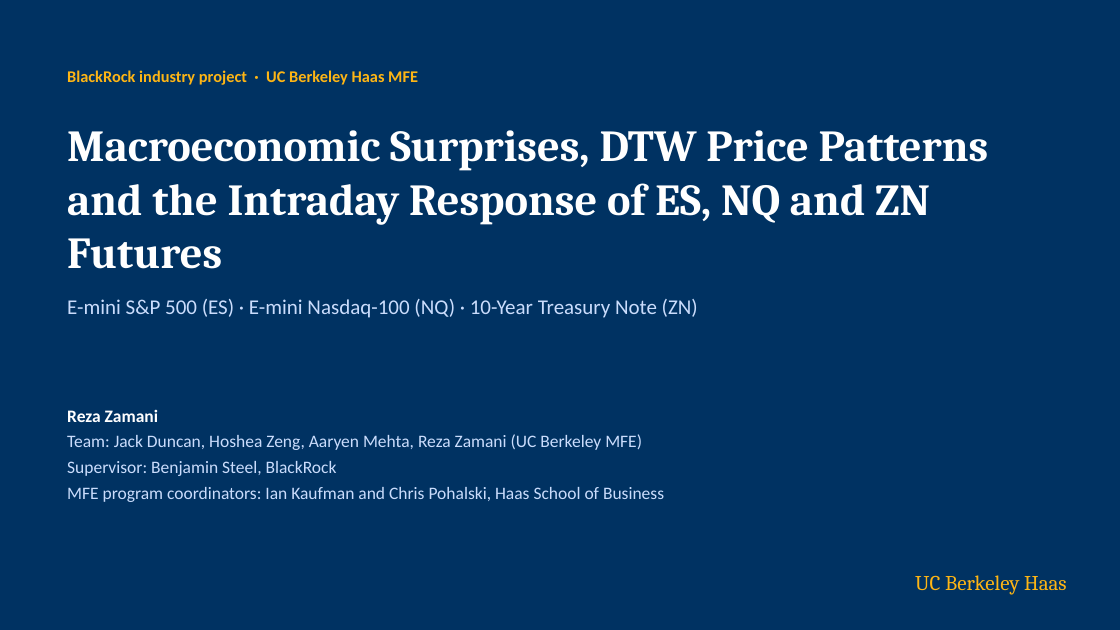
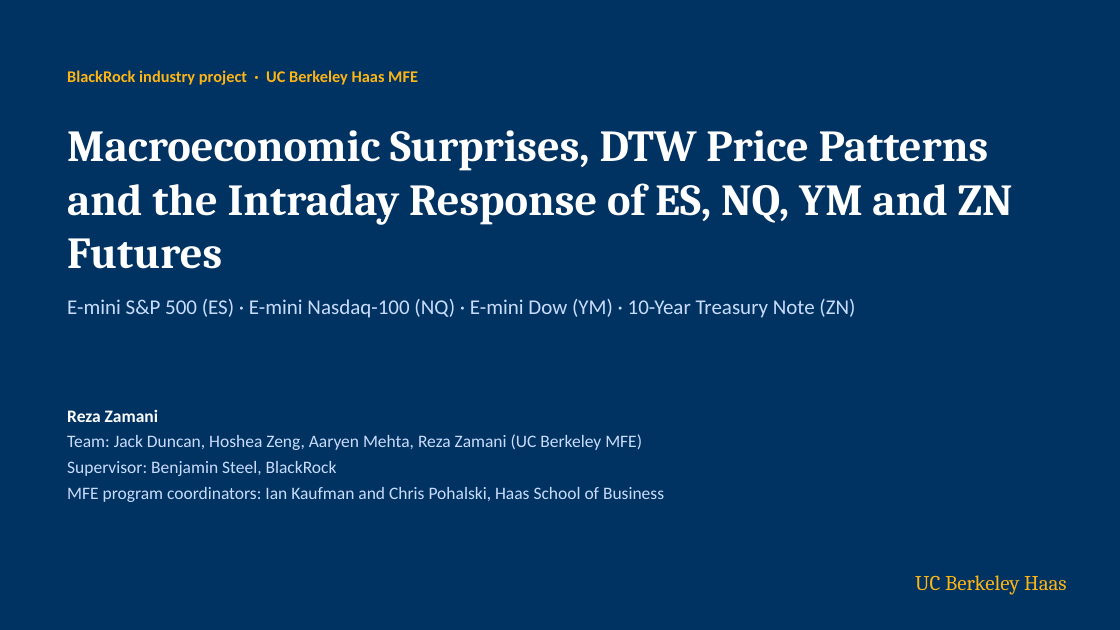
Before and after one commit to rezazamani2329/BlackRock-Project-State-Dependent-Intraday-Response-of-S-P-500-Futures-to-Macroeconomic-Surprises, a slide deck: slide 1 of Reza_BlackRock_presentation.pptx. Drawn at 1120x630 pixels with LibreOffice and Linux fonts; fonts in the diff are those of the drawing. Boxes give left, top, right and bottom in pixels: in the first picture for what was removed or moved away, otherwise in the second. Text is boxed around its words. In the diff, an @@ line names an element or a change of style, - is before the commit and + after.

```diff
--- a/Reza_BlackRock_presentation.pptx
+++ b/Reza_BlackRock_presentation.pptx
@@ text at [67,130,1013,269]: text changed @@
-Macroeconomic Surprises, DTW Price Patterns and the Intraday Response of ES, NQ and ZN Futures
+Macroeconomic Surprises, DTW Price Patterns and the Intraday Response of ES, NQ, YM and ZN Futures
@@ text at [67,299,855,318]: text changed @@
-E-mini S&P 500 (ES) · E-mini Nasdaq-100 (NQ) · 10-Year Treasury Note (ZN)
+E-mini S&P 500 (ES) · E-mini Nasdaq-100 (NQ) · E-mini Dow (YM) · 10-Year Treasury Note (ZN)
```
Also in this commit, not shown: 31 other slides changed, 4 other files.
